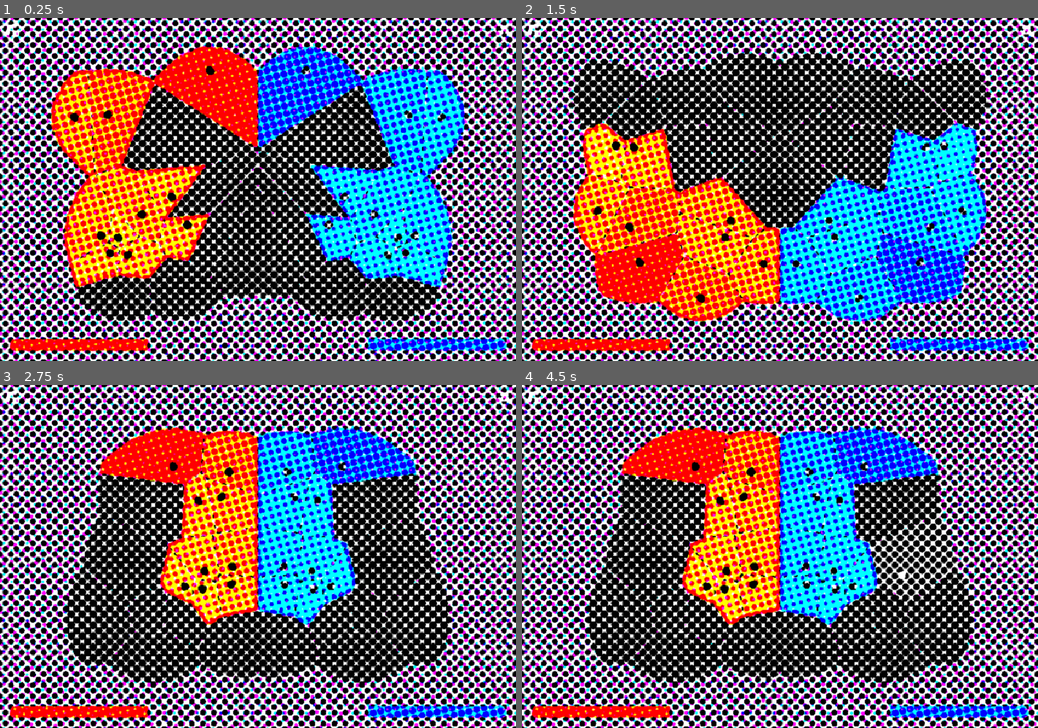
Above: before the commit, frames 1-4 (two rows, left to right).
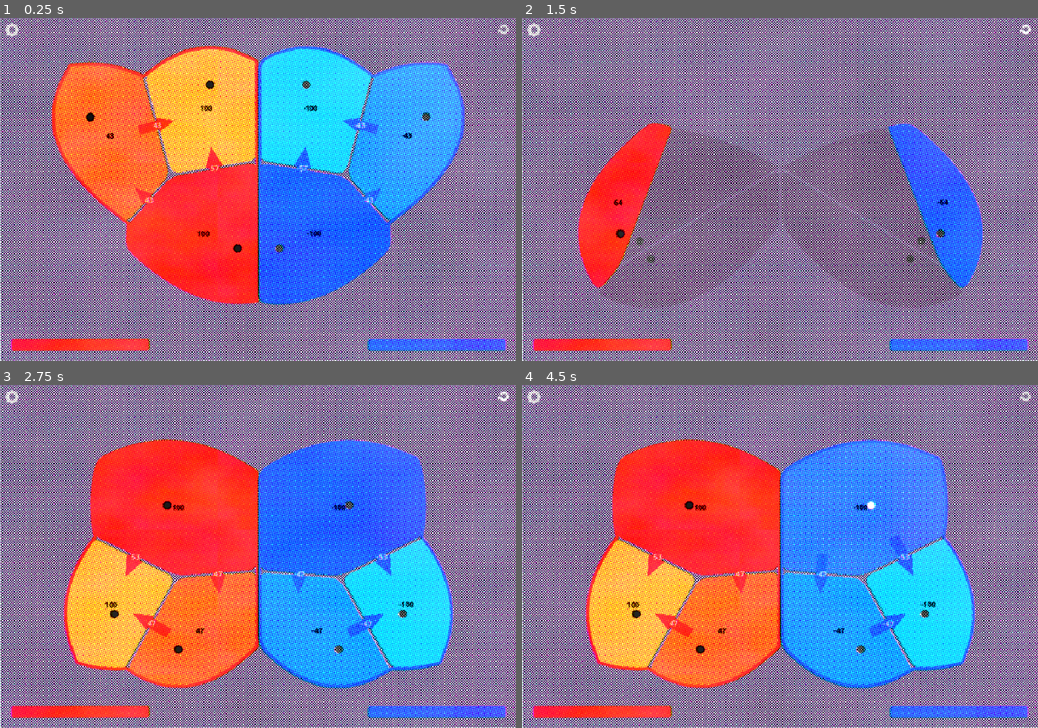
Above: after the commit, the same moments.

Repository: LasseHeuer/VoronoiGameProto
Game: Godot game, scene res://scenes/Main.tscn
Two runs of this game, one before a commit and one after it. Both use one fixed random seed, a clock stepped at 60 frames per second and the inputs below.
Inputs (mouse positions are in pixels of both pictures, inside the frame that each line leads up to):
- Up to frame 1 (0.25 s): no input
- Up to frame 2 (1.5 s): click (1027, 31) at 0.5 s; click (1027, 31) at 1.25 s
- Up to frame 3 (2.75 s): click (505, 398) at 2 s
- Up to frame 4 (4.5 s): click (532, 398) at 2.75 s; click "×" at 3.5 s; tap Enter at 4.25 s; move the mouse to (893, 539) at 4.27 s; hold Shift from 4.28 s (still down); click (893, 539) at 4.42 s

The runs differ from the first frame. In frame 1, 98% of the frame differs, in the area x 0-100%, y 0-100%; in frame 2, 98%; in frame 3, 98%; in frame 4, 98%.

Commit message:
neue standartwerte

Diff:
--- a/game/scripts/app/config.gd
+++ b/game/scripts/app/config.gd
@@ -24,7 +24,7 @@
 
 ## Zelle ohne Spielerfarbe oder mit zu geringem Zufluss: mittleres
 ## Neutralgrau. Ueber die Einstellung "Neutralgrau" aenderbar.
-const CELL_EMPTY_COLOR := "#808080"
+const CELL_EMPTY_COLOR := "#a497aa"
 
 # ------------------------------------------------- feste Spielkonstanten ---
 const DRAG_RADIUS := 10.0
@@ -114,51 +114,51 @@
 @export var attack: float = 0.05
 @export var decay: float = 0.2
 @export var sustain: float = 0.2
-@export var release: float = 0.1
-@export var cutoff: float = 500.0
+@export var release: float = 0.72
+@export var cutoff: float = 340.0
 ## Anzahl zusaetzlicher Oktaven fuer alle Zelltoene.
-@export var octave_shift: int = 1
-
-@export var drag_tone_volume: float = 0.2
+@export var octave_shift: int = 2
+
+@export var drag_tone_volume: float = 0.3
 @export var drag_neighbor_factor: float = 0.25
 
-@export var freq_threshold: float = 0.2
-@export var spread_time: float = 0.6
-@export var spread_depth: int = 2
-
-@export var cell_count: int = 16
+@export var freq_threshold: float = 0.19
+@export var spread_time: float = 0.071
+@export var spread_depth: int = 3
+
+@export var cell_count: int = 3
 
 ## Tonmenge der groessten Zelle des Bretts (Kraftverteilung).
 @export var influence_start_strength: float = 100.0
 
-@export var push_factor: float = 0.2
-@export var push_radius: float = 40.0
-@export var border_margin: float = 50.0
-@export var weight_influence: float = 1.0
+@export var push_factor: float = 0.25
+@export var push_radius: float = 50.0
+@export var border_margin: float = 84.0
+@export var weight_influence: float = 0.95
 
 @export var alternating_moves: bool = true
 ## Ausdauer je Spieler; ein Pixel Drag-Strecke verbraucht einen Punkt.
 @export var stamina: float = 1000.0
 @export var dummy_points: bool = true
-## Flaechenzahlen in den Zellen anzeigen (beim Start aus).
-@export var show_cell_numbers: bool = false
+## Flaechenzahlen in den Zellen anzeigen (beim Start an).
+@export var show_cell_numbers: bool = true
 ## Vererbungswege der aktuellen oder aller Zellen anzeigen.
-@export var show_flow: bool = false
+@export var show_flow: bool = true
 ## Gegenseitige Einflusswerte aller Zellen anzeigen.
-@export var show_all_cell_numbers: bool = false
+@export var show_all_cell_numbers: bool = true
 ## Kraftfeld-Pfeile: Breite und Gesamtlaenge in Brettpixeln.
-@export var flow_arrow_width: float = 6.0
-@export var flow_arrow_length: float = 28.0
+@export var flow_arrow_width: float = 22.5
+@export var flow_arrow_length: float = 95.0
 ## Schriftgroesse der Fliessmenge auf den Kraftfeld-Pfeilen (Brettpixel).
-@export var flow_label_size: float = 18.0
+@export var flow_label_size: float = 16.0
 ## Abstand zwischen zwei Farbwechseln, wenn Zellen verloren gehen (ms).
-@export var loss_step_ms: float = 25.0
+@export var loss_step_ms: float = 125.0
 ## Zeit, um eine waehrend des Drags verlorene Zelle zu retten (ms).
-@export var loss_rescue_ms: float = 1000.0
+@export var loss_rescue_ms: float = 1200.0
 ## Radius, mit dem die Territoriums-Grenze abgerundet wird (Brettpixel).
-@export var corner_radius: float = 8.0
+@export var corner_radius: float = 22.5
 ## Optischer Abstand zwischen Zellfuellungen, ohne Einfluss auf die Geometrie.
-@export var cell_gap: float = 0.0
+@export var cell_gap: float = 2.0
 ## Gemeinsame Grenzlinien unterhalb dieser Laenge erhalten kein Zahlenlabel.
 @export var boundary_label_threshold: float = 10.0
 ## Radius der Zellpunkte in Brettpixeln.
@@ -172,21 +172,21 @@
 @export var halftone_enabled: bool = true
 ## Quelle des Streumusters: "code" erzeugt es beim Start, "asset" laedt die
 ## PNG-Datei aus game/assets.
-@export var halftone_pattern: String = "code"
+@export var halftone_pattern: String = "asset"
 ## Rasterweite: Anzahl der Musterwiederholungen ueber den Bildschirm.
-@export var halftone_pattern_scaling: float = 6.0
+@export var halftone_pattern_scaling: float = 25.0
 ## Qualitaet der Mehrfachabtastung (hoeher = glatter, aber langsamer).
-@export var halftone_sampling_quality: float = 0.5
+@export var halftone_sampling_quality: float = 1.0
 ## Rasterwinkel je Druckfarbe in Grad.
 @export var halftone_cyan_rotation: float = 0.0
 @export var halftone_magenta_rotation: float = 15.0
 @export var halftone_yellow_rotation: float = 30.0
 @export var halftone_black_rotation: float = 45.0
 ## Zusaetzlicher Farbauszug je Druckfarbe in Grad.
-@export var halftone_cyan_offset_rotation: float = 0.0
-@export var halftone_magenta_offset_rotation: float = 0.0
-@export var halftone_yellow_offset_rotation: float = 0.0
-@export var halftone_black_offset_rotation: float = 0.0
+@export var halftone_cyan_offset_rotation: float = -0.02
+@export var halftone_magenta_offset_rotation: float = 0.1
+@export var halftone_yellow_offset_rotation: float = 0.2
+@export var halftone_black_offset_rotation: float = 0.1
 ## Helligkeitsschwelle, unter der Bildpunkte als durchsichtig gelten.
 @export var halftone_alpha_threshold: float = 0.5
 ## Druckdeckkraft je Druckfarbe: 0 = kein Farbauftrag, 1 = volle Deckung.
@@ -196,15 +196,15 @@
 @export var halftone_black_ink: float = 1.0
 ## Staerke der Rauschtextur auf der Deckkraft: 0 = gleichmaessiger Auftrag.
 ## Jede Druckfarbe hat eigene Werte, damit die Kanaele unabhaengig streuen.
-@export var halftone_cyan_noise_strength: float = 0.0
-@export var halftone_magenta_noise_strength: float = 0.0
-@export var halftone_yellow_noise_strength: float = 0.0
-@export var halftone_black_noise_strength: float = 0.0
+@export var halftone_cyan_noise_strength: float = 0.3
+@export var halftone_magenta_noise_strength: float = 0.24
+@export var halftone_yellow_noise_strength: float = 0.3
+@export var halftone_black_noise_strength: float = 0.18
 ## Wiederholungen der Rauschtextur ueber den Bildschirm, je Druckfarbe.
-@export var halftone_cyan_noise_scaling: float = 4.0
-@export var halftone_magenta_noise_scaling: float = 4.0
-@export var halftone_yellow_noise_scaling: float = 4.0
-@export var halftone_black_noise_scaling: float = 4.0
+@export var halftone_cyan_noise_scaling: float = 0.52
+@export var halftone_magenta_noise_scaling: float = 1.14
+@export var halftone_yellow_noise_scaling: float = 2.37
+@export var halftone_black_noise_scaling: float = 0.93
 
 @export var random_seed: int = 0
 
@@ -297,61 +297,61 @@
 	"attack": 0.05,
 	"decay": 0.2,
 	"sustain": 0.2,
-	"release": 0.1,
-	"cutoff": 500.0,
-	"octave_shift": 1,
-	"drag_tone_volume": 0.2,
+	"release": 0.72,
+	"cutoff": 340.0,
+	"octave_shift": 2,
+	"drag_tone_volume": 0.3,
 	"drag_neighbor_factor": 0.25,
-	"freq_threshold": 0.2,
-	"spread_time": 0.6,
-	"spread_depth": 2,
-	"cell_count": 16,
+	"freq_threshold": 0.19,
+	"spread_time": 0.071,
+	"spread_depth": 3,
+	"cell_count": 3,
 	"influence_start_strength": 100.0,
-	"push_factor": 0.2,
-	"push_radius": 40.0,
-	"border_margin": 50.0,
-	"weight_influence": 1.0,
+	"push_factor": 0.25,
+	"push_radius": 50.0,
+	"border_margin": 84.0,
+	"weight_influence": 0.95,
 	"stamina": 1000.0,
-	"loss_step_ms": 25.0,
-	"loss_rescue_ms": 1000.0,
-	"corner_radius": 8.0,
-	"cell_gap": 0.0,
+	"loss_step_ms": 125.0,
+	"loss_rescue_ms": 1200.0,
+	"corner_radius": 22.5,
+	"cell_gap": 2.0,
 	"point_radius": 8.0,
-	"cell_empty_color": "#808080",
+	"cell_empty_color": "#a497aa",
 	"alternating_moves": true,
 	"dummy_points": true,
-	"show_cell_numbers": false,
-	"show_flow": false,
-	"show_all_cell_numbers": false,
-	"flow_arrow_width": 6.0,
-	"flow_arrow_length": 28.0,
-	"flow_label_size": 18.0,
+	"show_cell_numbers": true,
+	"show_flow": true,
+	"show_all_cell_numbers": true,
+	"flow_arrow_width": 22.5,
+	"flow_arrow_length": 95.0,
+	"flow_label_size": 16.0,
 	"boundary_label_threshold": 10.0,
 	"halftone_enabled": true,
-	"halftone_pattern": "code",
-	"halftone_pattern_scaling": 6.0,
-	"halftone_sampling_quality": 0.5,
+	"halftone_pattern": "asset",
+	"halftone_pattern_scaling": 25.0,
+	"halftone_sampling_quality": 1.0,
 	"halftone_cyan_rotation": 0.0,
 	"halftone_magenta_rotation": 15.0,
 	"halftone_yellow_rotation": 30.0,
 	"halftone_black_rotation": 45.0,
-	"halftone_cyan_offset_rotation": 0.0,
-	"halftone_magenta_offset_rotation": 0.0,
-	"halftone_yellow_offset_rotation": 0.0,
-	"halftone_black_offset_rotation": 0.0,
+	"halftone_cyan_offset_rotation": -0.02,
+	"halftone_magenta_offset_rotation": 0.1,
+	"halftone_yellow_offset_rotation": 0.2,
+	"halftone_black_offset_rotation": 0.1,
 	"halftone_alpha_threshold": 0.5,
 	"halftone_cyan_ink": 1.0,
 	"halftone_magenta_ink": 1.0,
 	"halftone_yellow_ink": 1.0,
 	"halftone_black_ink": 1.0,
-	"halftone_cyan_noise_strength": 0.0,
-	"halftone_magenta_noise_strength": 0.0,
-	"halftone_yellow_noise_strength": 0.0,
-	"halftone_black_noise_strength": 0.0,
-	"halftone_cyan_noise_scaling": 4.0,
-	"halftone_magenta_noise_scaling": 4.0,
-	"halftone_yellow_noise_scaling": 4.0,
-	"halftone_black_noise_scaling": 4.0,
+	"halftone_cyan_noise_strength": 0.3,
+	"halftone_magenta_noise_strength": 0.24,
+	"halftone_yellow_noise_strength": 0.3,
+	"halftone_black_noise_strength": 0.18,
+	"halftone_cyan_noise_scaling": 0.52,
+	"halftone_magenta_noise_scaling": 1.14,
+	"halftone_yellow_noise_scaling": 2.37,
+	"halftone_black_noise_scaling": 0.93,
 }
 
 func _init() -> void:
--- a/game/tests/unit/test_settings.gd
+++ b/game/tests/unit/test_settings.gd
@@ -34,33 +34,33 @@
 	assert_almost_eq(config.attack, 0.05, 0.0001)
 	assert_almost_eq(config.decay, 0.2, 0.0001)
 	assert_almost_eq(config.sustain, 0.2, 0.0001)
-	assert_almost_eq(config.release, 0.1, 0.0001)
-	assert_almost_eq(config.cutoff, 500.0, 0.0001)
-	assert_almost_eq(config.drag_tone_volume, 0.2, 0.0001)
+	assert_almost_eq(config.release, 0.72, 0.0001)
+	assert_almost_eq(config.cutoff, 340.0, 0.0001)
+	assert_almost_eq(config.drag_tone_volume, 0.3, 0.0001)
 	assert_almost_eq(config.drag_neighbor_factor, 0.25, 0.0001)
-	assert_almost_eq(config.freq_threshold, 0.2, 0.0001)
-	assert_almost_eq(config.spread_time, 0.6, 0.0001)
-	assert_eq(config.spread_depth, 2)
-	assert_eq(config.cell_count, 16)
+	assert_almost_eq(config.freq_threshold, 0.19, 0.0001)
+	assert_almost_eq(config.spread_time, 0.071, 0.0001)
+	assert_eq(config.spread_depth, 3)
+	assert_eq(config.cell_count, 3)
 	assert_almost_eq(config.influence_start_strength, 100.0, 0.0001)
-	assert_almost_eq(config.push_factor, 0.2, 0.0001)
-	assert_almost_eq(config.push_radius, 40.0, 0.0001)
-	assert_almost_eq(config.border_margin, 50.0, 0.0001)
-	assert_almost_eq(config.weight_influence, 1.0, 0.0001)
+	assert_almost_eq(config.push_factor, 0.25, 0.0001)
+	assert_almost_eq(config.push_radius, 50.0, 0.0001)
+	assert_almost_eq(config.border_margin, 84.0, 0.0001)
+	assert_almost_eq(config.weight_influence, 0.95, 0.0001)
 	assert_almost_eq(config.point_radius, 8.0, 0.0001)
 	assert_true(config.alternating_moves)
 	assert_true(config.dummy_points)
 
 
-func test_cell_numbers_are_hidden_by_default() -> void:
-	var config := GameConfig.new()
-	assert_false(config.show_cell_numbers, "die Flaechenzahlen starten ausgeblendet")
+func test_cell_numbers_are_shown_by_default() -> void:
+	var config := GameConfig.new()
+	assert_true(config.show_cell_numbers, "die Flaechenzahlen starten eingeblendet")
 	assert_true(GameConfig.DEFAULTS.has("show_cell_numbers"))
 
 
 func test_loss_step_default() -> void:
 	var config := GameConfig.new()
-	assert_almost_eq(config.loss_step_ms, 25.0, 0.0001, "Verlust-Schritt startet bei 25 ms")
+	assert_almost_eq(config.loss_step_ms, 125.0, 0.0001, "Verlust-Schritt startet bei 125 ms")
 	assert_true(GameConfig.DEFAULTS.has("loss_step_ms"))
 
 
@@ -71,7 +71,7 @@
 	config.dummy_points = false
 	config.reset_to_defaults()
 	assert_almost_eq(config.attack, 0.05, 0.0001)
-	assert_eq(config.cell_count, 16)
+	assert_eq(config.cell_count, 3)
 	assert_true(config.dummy_points)
 
 
